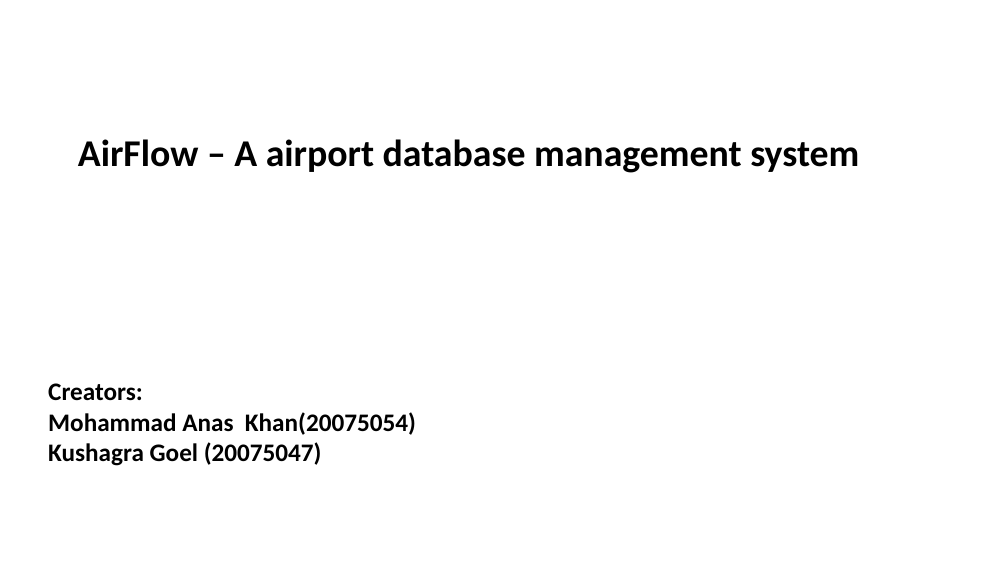
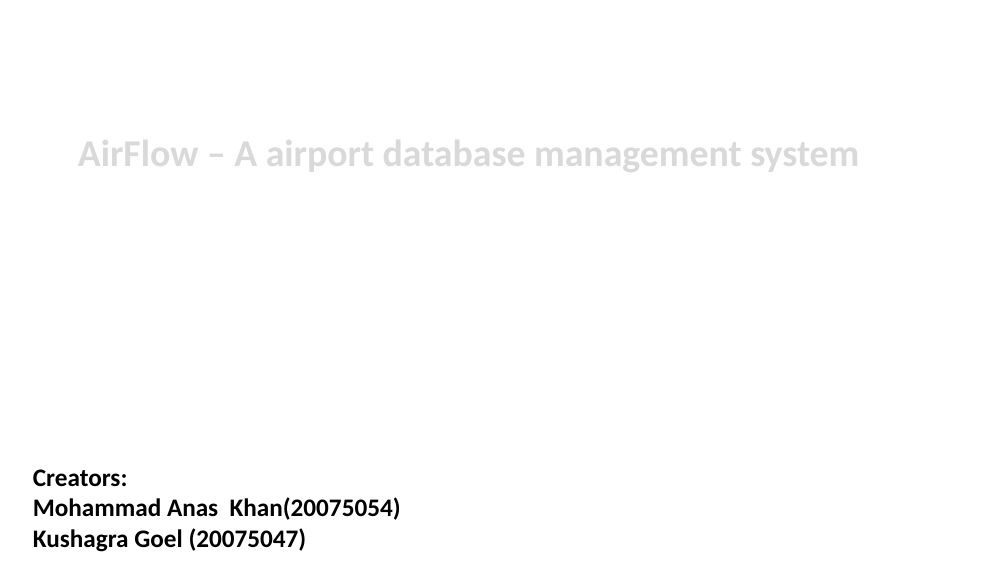
Before and after one commit to koderkushy/AirFlow-Django-Project-, a slide deck: slide 1 of AirFlow.pptx. Drawn at 1008x567 pixels with LibreOffice and Linux fonts; fonts in the diff are those of the drawing; background and template pictures are left out. Boxes give left, top, right and bottom in pixels: in the first picture for what was removed or moved away, otherwise in the second. Text is boxed around its words. In the diff, an @@ line names an element or a change of style, - is before the commit and + after.

```diff
--- a/AirFlow.pptx
+++ b/AirFlow.pptx
@@ text "AirFlow – A airport database ..." at box(78, 130, 859, 176): text colour #000000 to #D9D9D9 @@
@@ text "Creators:": place and size @@
-text "Creators:" at box(48, 383, 416, 466)
+text "Creators:" at box(33, 469, 401, 552)
```
Also in this commit, not shown: 6 other slides changed, 1 other file.
